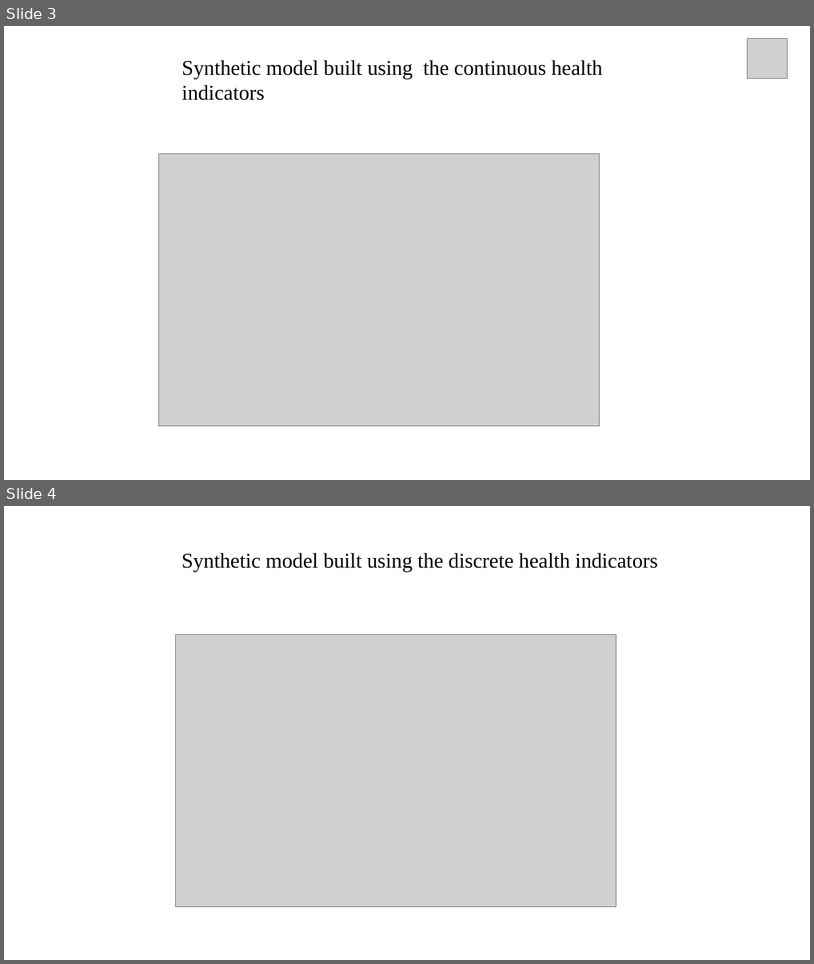
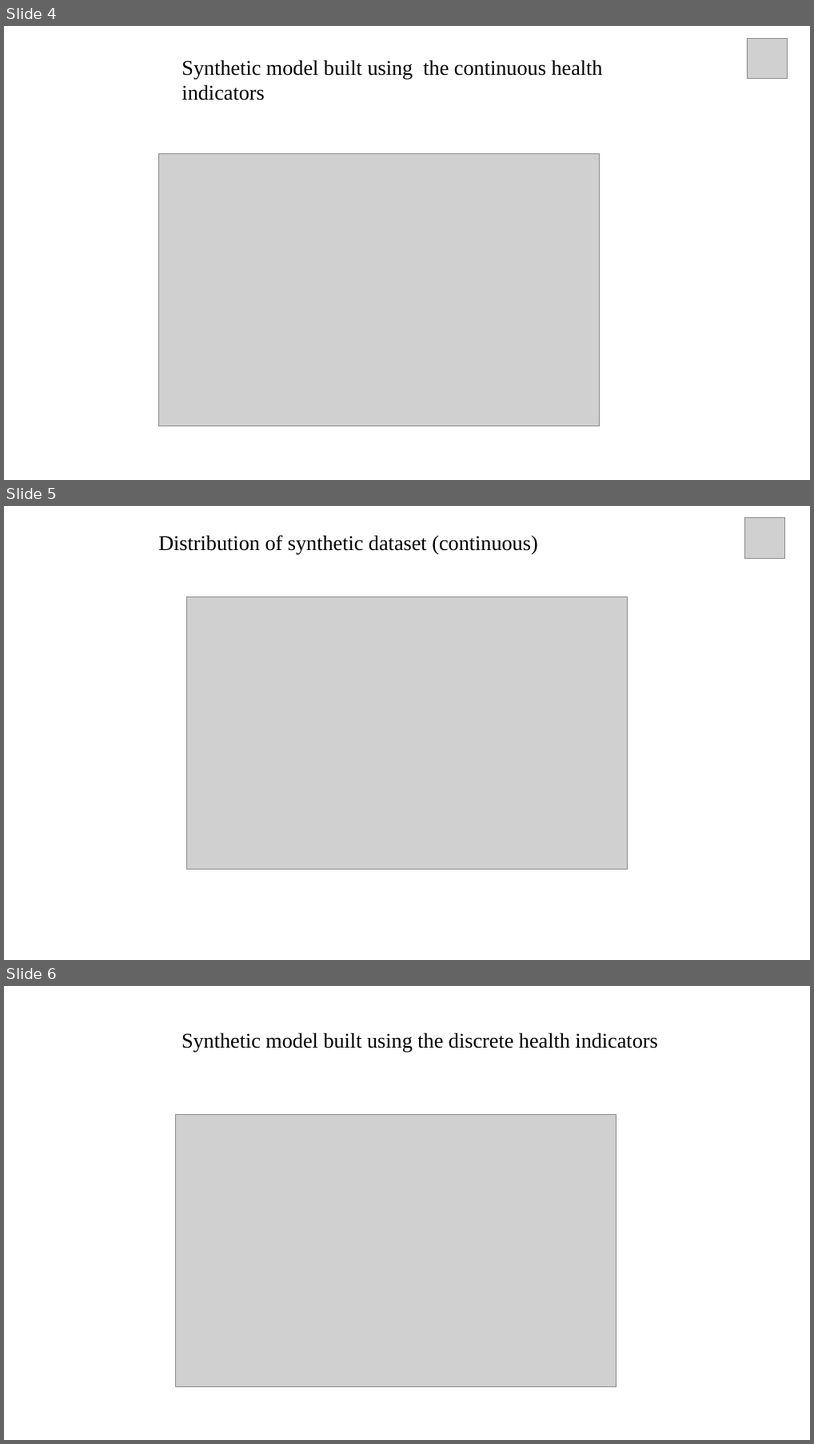
Before and after one commit to monika76five/Data-Confidentiality, a slide deck: Ray/Relationship between BMI and health indicators.pptx. Shown one above the other, each under a label of ours: slides 3 and 4 before the commit, slides 4, 5 and 6 after it. The pictures are 814x964 and 814x1444 pixels, drawn with LibreOffice and Linux fonts; fonts in the diff are those of the drawing; grey boxes stand for pictures. Boxes give left, top, right and bottom in pixels: in the first picture for what was removed or moved away, otherwise in the second. Text is boxed around its words. In the diff, an @@ line names an element or a change of style, - is before the commit and + after.

```diff
--- a/Ray/Relationship between BMI and health indicators.pptx
+++ b/Ray/Relationship between BMI and health indicators.pptx
@@ slide 5 added at (x1=4, y1=506, x2=810, y2=960), background #FFFFFF @@
@@ picture added at (x1=745, y1=517, x2=786, y2=558) @@
@@ text added at (x1=158, y1=535, x2=538, y2=555), 25 pt, text #000000 @@
+Distribution of synthetic dataset (continuous)
@@ picture added at (x1=186, y1=596, x2=628, y2=869) @@
@@ what was slide 3 is now slide 4 @@
@@ what was slide 4 is now slide 6 @@
```
Also in this commit, not shown: 3 other slides added.
